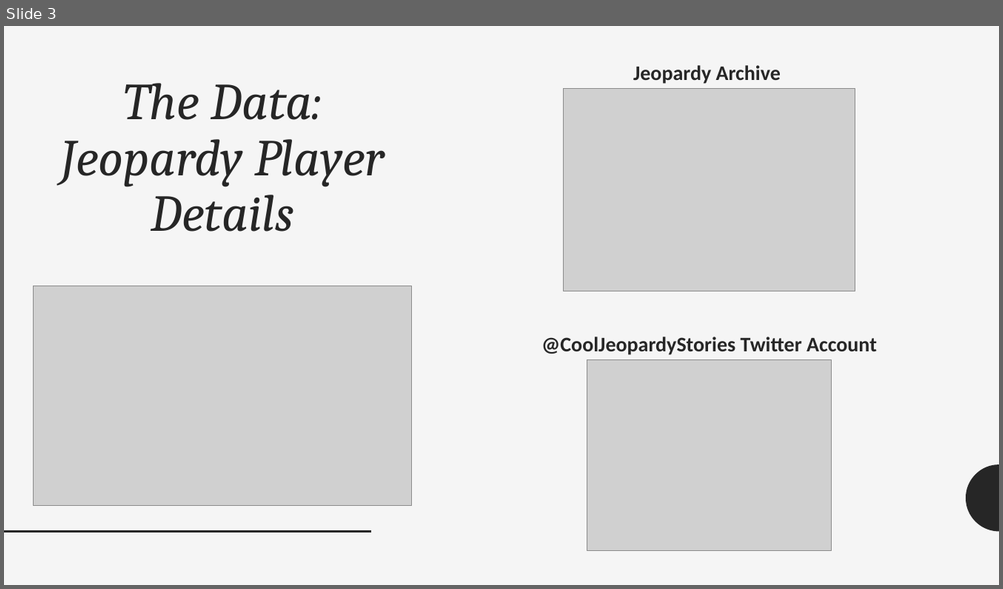
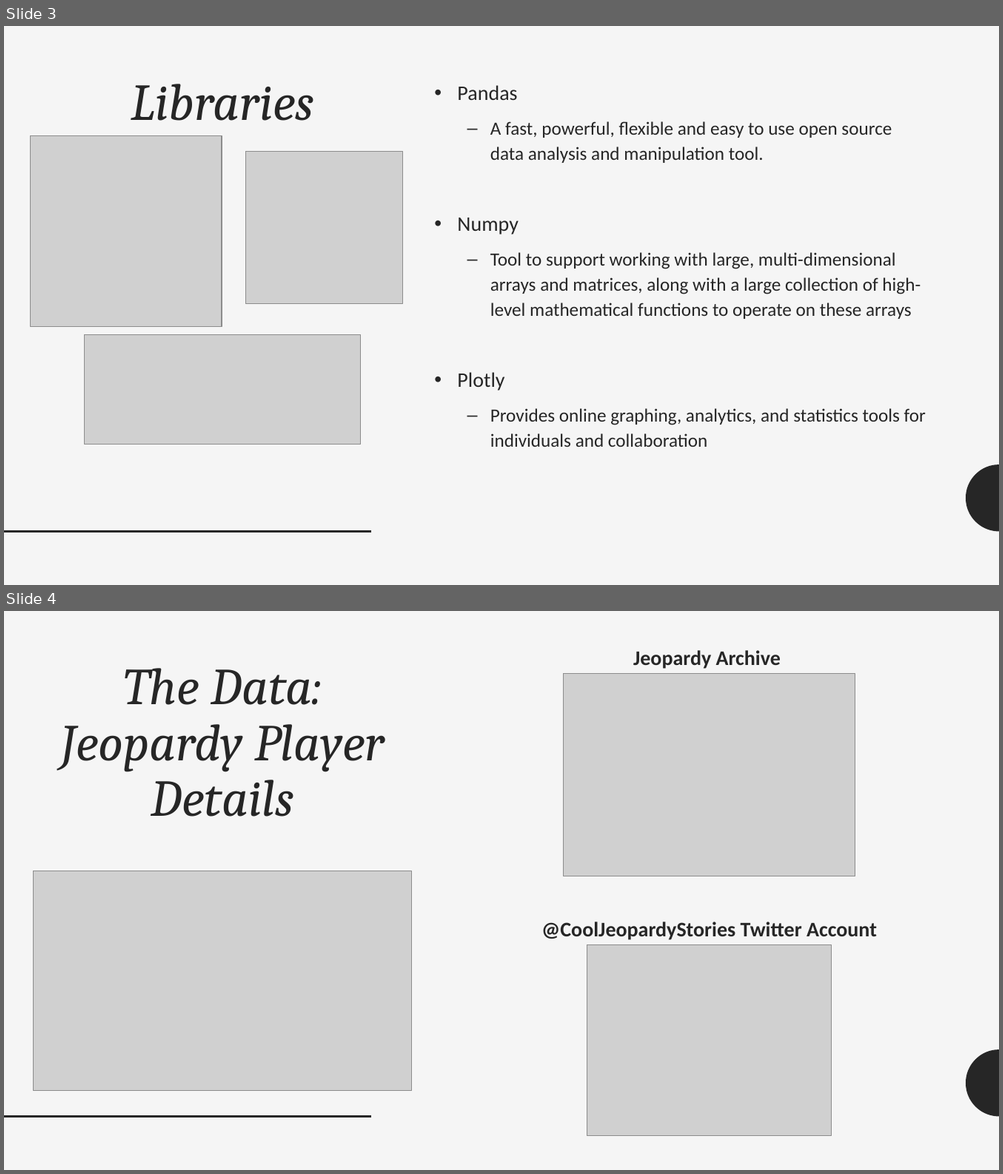
Before and after one commit to JamesWWilson/UCLA-DataFest-Python-Data-Wrangling, a slide deck: IntroPython_TipsForSuccess.pptx. Shown one above the other, each under a label of ours: slide 3 before the commit, slides 3 and 4 after it. The pictures are 1003x589 and 1003x1174 pixels, drawn with LibreOffice and Linux fonts; fonts in the diff are those of the drawing; grey boxes stand for pictures. Boxes give left, top, right and bottom in pixels: in the first picture for what was removed or moved away, otherwise in the second. Text is boxed around its words. In the diff, an @@ line names an element or a change of style, - is before the commit and + after.

```diff
--- a/IntroPython_TipsForSuccess.pptx
+++ b/IntroPython_TipsForSuccess.pptx
@@ slide 3 added at (x1=4, y1=26, x2=999, y2=585), background #F5F5F5; not listed: 2 template elements that a slide beside it also shows @@
@@ title added at (x1=131, y1=84, x2=314, y2=121), 50 pt, text #262626, italic @@
+Libraries
@@ text added at (x1=457, y1=85, x2=925, y2=447), 18 pt, text #262626 @@
+• Pandas
+  – A fast, powerful, flexible and easy to use open source data analysis and manipulation tool.
+• Numpy
+  – Tool to support working with large, multi-dimensional arrays and matrices, along with a large collection of high-level mathematical functions to operate on these arrays
+• Plotly
+  – Provides online graphing, analytics, and statistics tools for individuals and collaboration
@@ picture added at (x1=31, y1=136, x2=222, y2=326) @@
@@ picture added at (x1=246, y1=151, x2=403, y2=304) @@
@@ picture added at (x1=85, y1=335, x2=361, y2=445) @@
@@ what was slide 3 is now slide 4 @@
```
Also in this commit, not shown: 9 slides changed, 30 other slides added, 1 slide removed, 3 other files.
